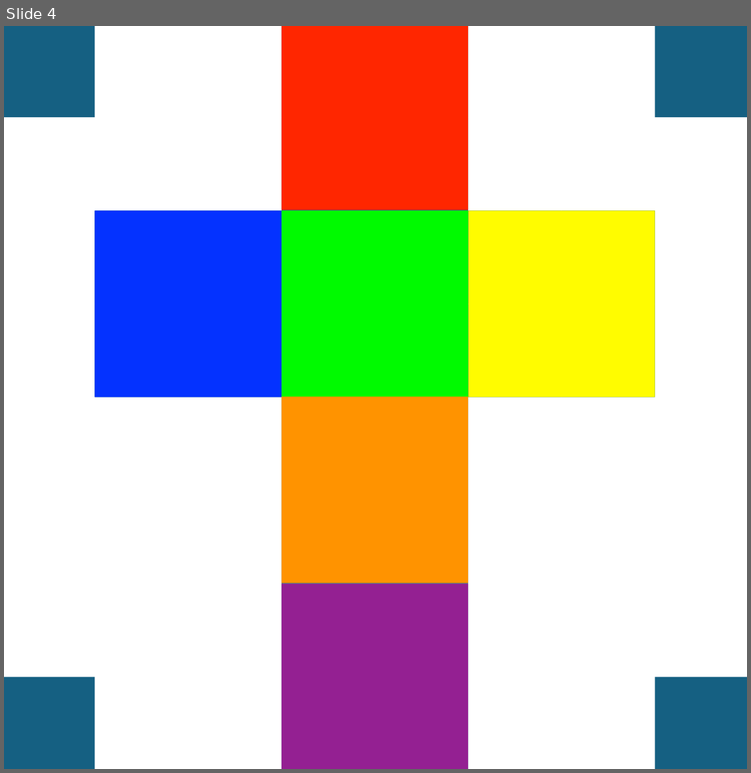
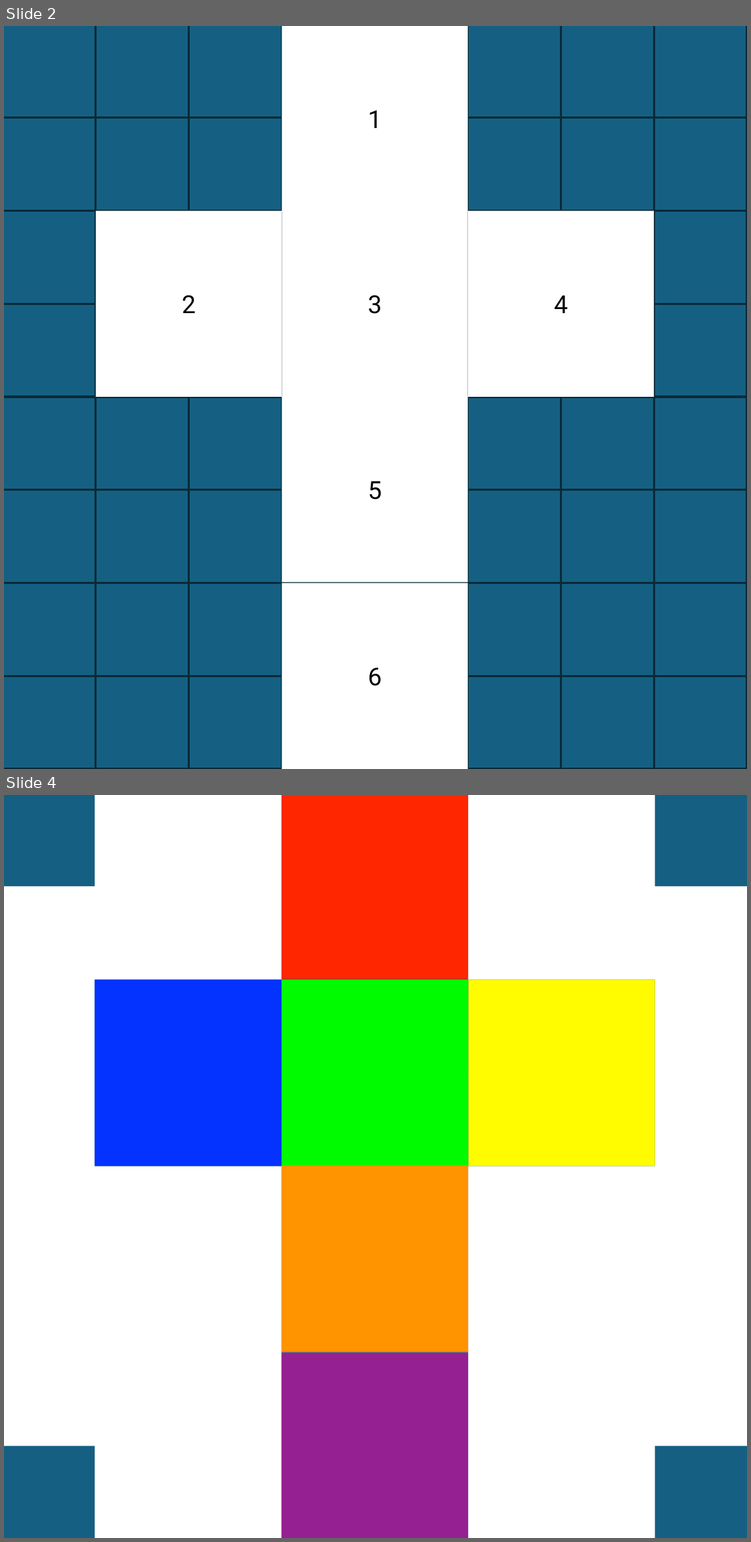
Before and after one commit to BeitIssieShapiro/IssieDice, a slide deck: design-resources/cube.pptx. Shown one above the other, each under a label of ours: slide 4 before the commit, slides 2 and 4 after it; the slides between them are not shown. The pictures are 751x773 and 751x1542 pixels, drawn with LibreOffice and Linux fonts; fonts in the diff are those of the drawing. Boxes give left, top, right and bottom in pixels: in the first picture for what was removed or moved away, otherwise in the second. Text is boxed around its words. In the diff, an @@ line names an element or a change of style, - is before the commit and + after.

```diff
--- a/design-resources/cube.pptx
+++ b/design-resources/cube.pptx
@@ slide 2 added at (4, 26, 747, 769), background #FFFFFF @@
@@ group added at (4, 26, 747, 769): 69 rectangles, 1 text @@
+4
+2
+6
+3
+1
+5
```
Also in this commit, not shown: 2 slides changed, 1 slide removed, 9 other files.
